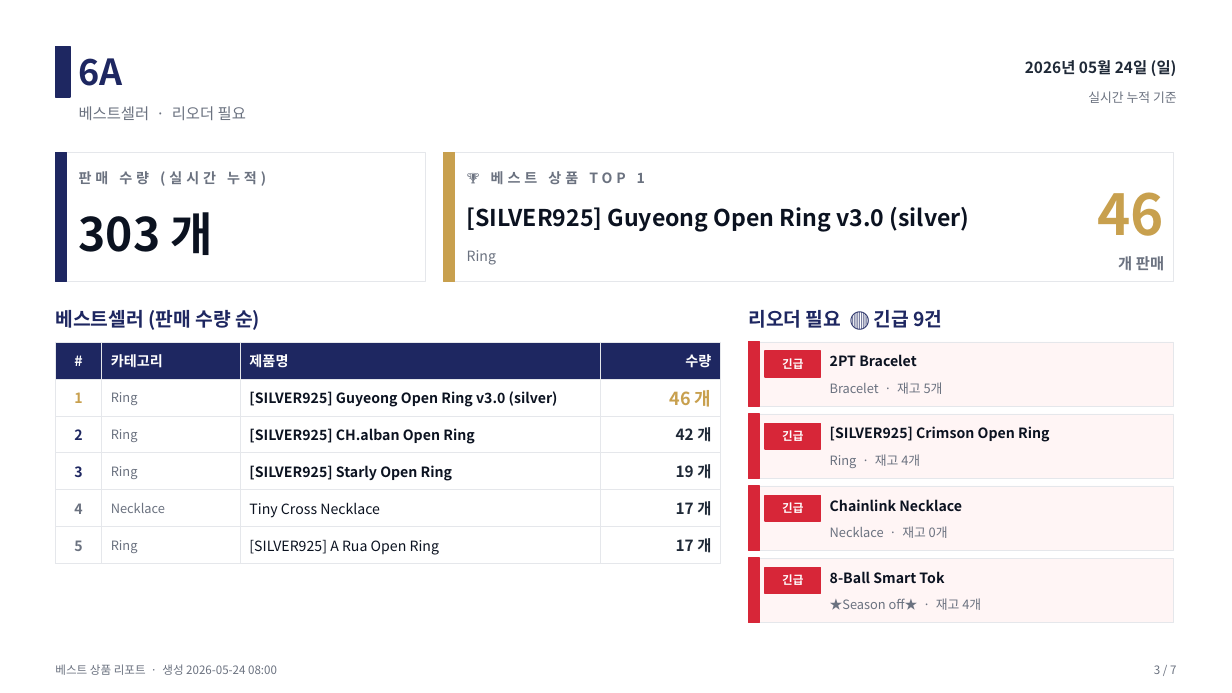
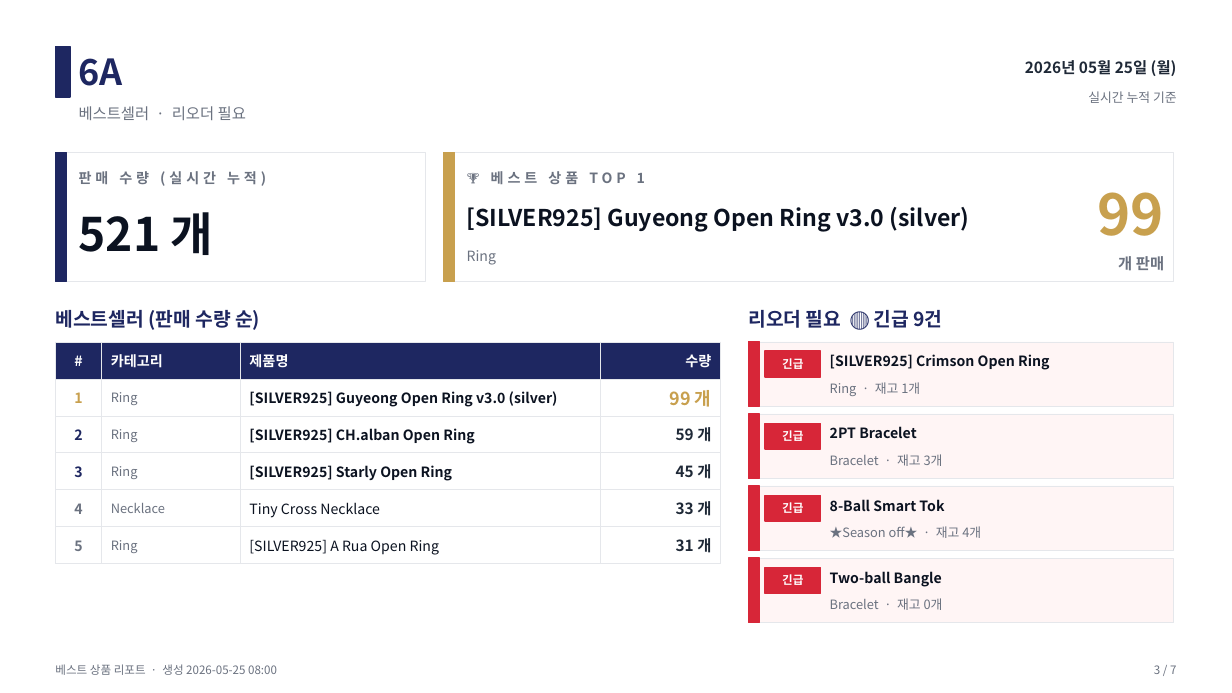
Before and after one commit to j65209/Brightbeed, a slide deck: slide 3 of data/sales-report.pptx. Drawn at 1232x693 pixels with LibreOffice and Linux fonts; fonts in the diff are those of the drawing. Boxes give left, top, right and bottom in pixels: in the first picture for what was removed or moved away, otherwise in the second. Text is boxed around its words. In the diff, an @@ line names an element or a change of style, - is before the commit and + after.

```diff
--- a/data/sales-report.pptx
+++ b/data/sales-report.pptx
@@ text at (x1=1025, y1=60, x2=1177, y2=76): text changed @@
-2026년 05월 24일 (일)
+2026년 05월 25일 (월)
@@ text at (x1=1098, y1=192, x2=1165, y2=236): text changed @@
-46
+99
@@ text at (x1=79, y1=212, x2=214, y2=255): text changed @@
-303 개
+521 개
@@ table at (x1=55, y1=342, x2=721, y2=559) @@
-row 2, column 4: 46 개
+row 2, column 4: 99 개
-row 3, column 4: 42 개
+row 3, column 4: 59 개
-row 4, column 4: 19 개
+row 4, column 4: 45 개
-row 5, column 4: 17 개
+row 5, column 4: 33 개
-row 6, column 4: 17 개
+row 6, column 4: 31 개
@@ text "[SILVER925] Crimson Open Ring" moved from (x1=830, y1=426, x2=1049, y2=442) to (x1=830, y1=354, x2=1049, y2=370) @@
@@ text at (x1=830, y1=382, x2=920, y2=396): text changed @@
-Bracelet · 재고 5개
+Ring · 재고 1개
@@ text "2PT Bracelet" moved from (x1=830, y1=354, x2=916, y2=366) to (x1=830, y1=426, x2=916, y2=438) @@
@@ text at (x1=830, y1=454, x2=943, y2=466): text changed @@
-Ring · 재고 4개
+Bracelet · 재고 3개
@@ text "8-Ball Smart Tok" moved from (x1=830, y1=571, x2=944, y2=583) to (x1=830, y1=499, x2=944, y2=511) @@
@@ text removed at (x1=830, y1=499, x2=962, y2=511) @@
-Chainlink Necklace
@@ text at (x1=830, y1=526, x2=981, y2=538): text changed @@
-Necklace · 재고 0개
+★Season off★ · 재고 4개
@@ text at (x1=830, y1=598, x2=943, y2=610): text changed @@
-★Season off★ · 재고 4개
+Bracelet · 재고 0개
@@ text added at (x1=830, y1=571, x2=942, y2=587), 11 pt, text #0B1220, bold @@
+Two-ball Bangle
@@ text at (x1=55, y1=664, x2=277, y2=675): text changed @@
-베스트 상품 리포트 · 생성 2026-05-24 08:00
+베스트 상품 리포트 · 생성 2026-05-25 08:00
```
Also in this commit, not shown: 6 other slides changed.
